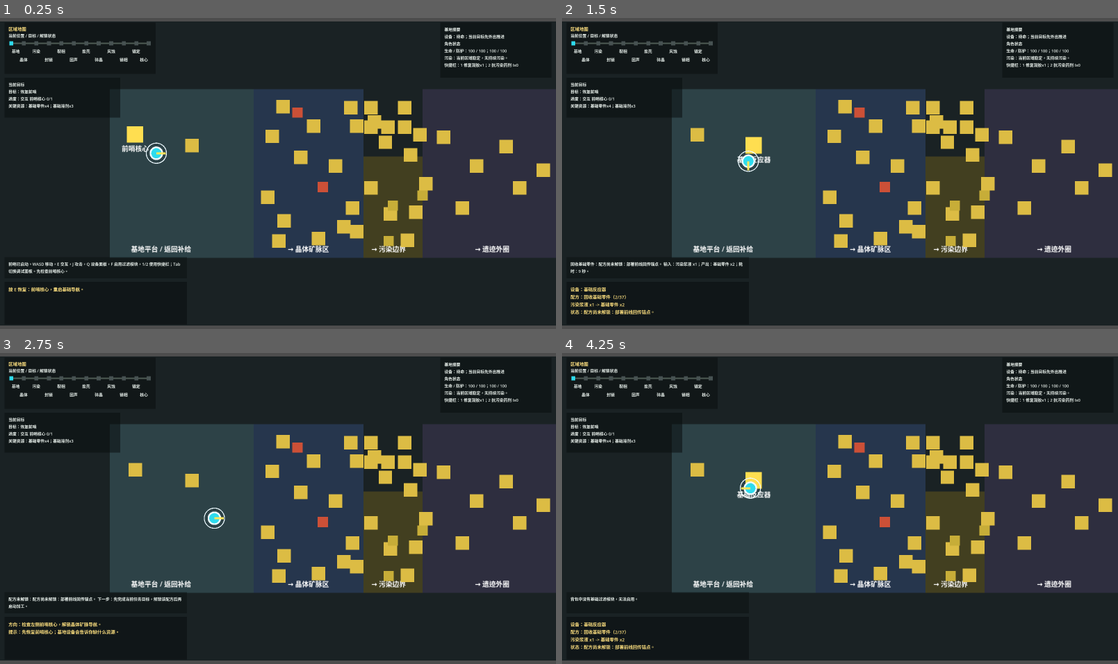
Above: before the commit, frames 1-4 (two rows, left to right).
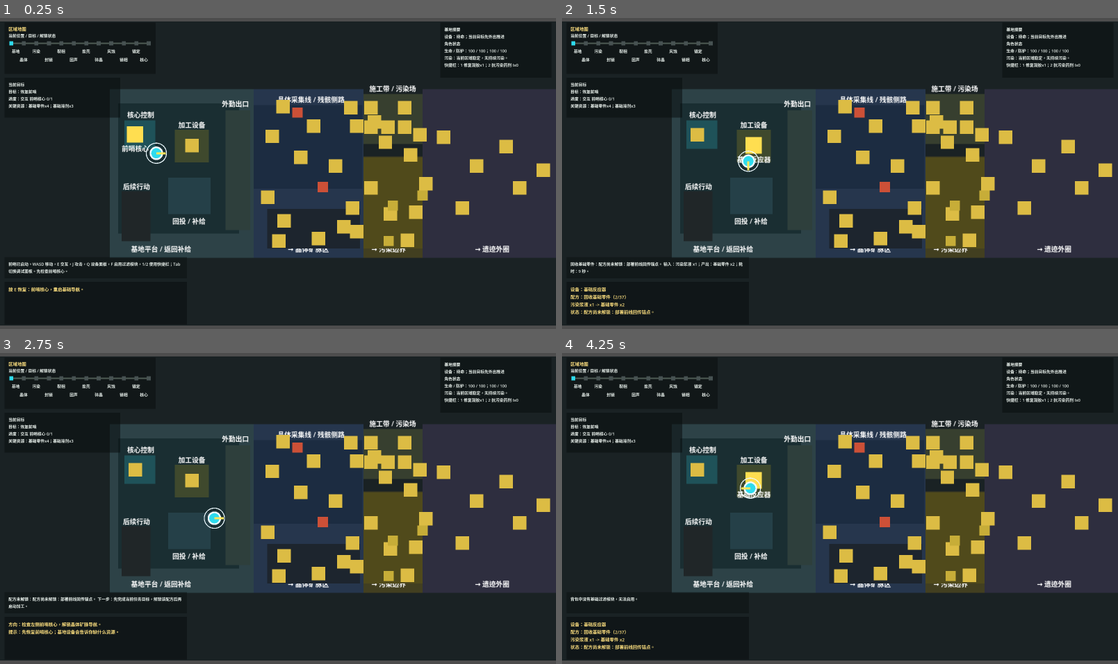
Above: after the commit, the same moments.

Repository: laugh0608/RadishCatalyst
Game: Godot game, scene res://scenes/boot/Boot.tscn
Two runs of this game, one before a commit and one after it. Both use one fixed random seed, a clock stepped at 60 frames per second and the inputs below.
Inputs (mouse positions are in pixels of both pictures, inside the frame that each line leads up to):
- Up to frame 1 (0.25 s): no input
- Up to frame 2 (1.5 s): tap Enter at 0.5 s; move the mouse to (962, 157) at 0.52 s; hold D (move_right) 0.53-1.28 s; tap J (attack) at 0.6 s; click (962, 157) at 0.67 s; move the mouse to (728, 189) at 1.27 s; hold S (move_down) from 1.28 s (still down); tap R (cycle_recipe) at 1.35 s
- Up to frame 3 (2.75 s): move the mouse to (333, 440) at 2.02 s; release S (move_down) at 2.03 s; hold D (move_right) from 2.03 s (still down); tap E (interact) at 2.1 s
- Up to frame 4 (4.25 s): move the mouse to (812, 570) at 2.77 s; release D (move_right) at 2.78 s; hold W (move_up) 2.78-3.53 s; tap Q (toggle_device_panel) at 2.85 s; click (812, 570) at 2.92 s; move the mouse to (1006, 555) at 3.52 s; hold A (move_left) from 3.53 s (still down); tap F (toggle_module) at 3.6 s

The runs differ from the first frame. In frame 1, 4.6% of the frame differs, in the area x 21-76%, y 21-75%; in frame 2, 4.4%; in frame 3, 4.6%; in frame 4, 4.4%.

Commit message:
feat: 实装开局首屏场景层

Diff:
--- a/client/scenes/maps/VerticalSliceMap.tscn
+++ b/client/scenes/maps/VerticalSliceMap.tscn
@@ -193,6 +193,134 @@
 offset_right = 4192.0
 offset_bottom = 192.0
 text = "→ 核心稳定站"
+horizontal_alignment = 1
+
+[node name="OpeningSceneLayer" type="Node2D" parent="."]
+
+[node name="BaseDeckFloor" type="ColorRect" parent="OpeningSceneLayer"]
+offset_left = -340.0
+offset_top = -166.0
+offset_right = -54.0
+offset_bottom = 142.0
+color = Color(0.102, 0.18, 0.196, 1)
+
+[node name="BaseCorePad" type="ColorRect" parent="OpeningSceneLayer"]
+offset_left = -326.0
+offset_top = -126.0
+offset_right = -252.0
+offset_bottom = -58.0
+color = Color(0.122, 0.322, 0.349, 1)
+
+[node name="BaseCorePadLabel" type="Label" parent="OpeningSceneLayer"]
+offset_left = -334.0
+offset_top = -152.0
+offset_right = -240.0
+offset_bottom = -130.0
+text = "核心控制"
+horizontal_alignment = 1
+
+[node name="BaseReactorPad" type="ColorRect" parent="OpeningSceneLayer"]
+offset_left = -206.0
+offset_top = -104.0
+offset_right = -126.0
+offset_bottom = -26.0
+color = Color(0.249, 0.286, 0.176, 1)
+
+[node name="BaseReactorPadLabel" type="Label" parent="OpeningSceneLayer"]
+offset_left = -222.0
+offset_top = -128.0
+offset_right = -110.0
+offset_bottom = -106.0
+text = "加工设备"
+horizontal_alignment = 1
+
+[node name="BaseSupplyPad" type="ColorRect" parent="OpeningSceneLayer"]
+offset_left = -222.0
+offset_top = 10.0
+offset_right = -122.0
+offset_bottom = 96.0
+color = Color(0.145, 0.251, 0.282, 1)
+
+[node name="BaseSupplyPadLabel" type="Label" parent="OpeningSceneLayer"]
+offset_left = -230.0
+offset_top = 100.0
+offset_right = -114.0
+offset_bottom = 122.0
+text = "回投 / 补给"
+horizontal_alignment = 1
+
+[node name="BaseLogisticsShelf" type="ColorRect" parent="OpeningSceneLayer"]
+offset_left = -332.0
+offset_top = 42.0
+offset_right = -264.0
+offset_bottom = 160.0
+color = Color(0.125, 0.149, 0.157, 1)
+
+[node name="BaseLogisticsShelfLabel" type="Label" parent="OpeningSceneLayer"]
+offset_left = -342.0
+offset_top = 18.0
+offset_right = -252.0
+offset_bottom = 40.0
+text = "后续行动"
+horizontal_alignment = 1
+
+[node name="BaseExitLane" type="ColorRect" parent="OpeningSceneLayer"]
+offset_left = -86.0
+offset_top = -150.0
+offset_right = -28.0
+offset_bottom = 134.0
+color = Color(0.18, 0.247, 0.235, 1)
+
+[node name="BaseExitLaneLabel" type="Label" parent="OpeningSceneLayer"]
+offset_left = -112.0
+offset_top = -178.0
+offset_right = -14.0
+offset_bottom = -154.0
+text = "外勤出口"
+horizontal_alignment = 1
+
+[node name="CrystalEntryGround" type="ColorRect" parent="OpeningSceneLayer"]
+offset_left = -20.0
+offset_top = -162.0
+offset_right = 238.0
+offset_bottom = 36.0
+color = Color(0.109, 0.173, 0.255, 1)
+
+[node name="CrystalScrapPocket" type="ColorRect" parent="OpeningSceneLayer"]
+offset_left = 12.0
+offset_top = 84.0
+offset_right = 232.0
+offset_bottom = 178.0
+color = Color(0.114, 0.145, 0.18, 1)
+
+[node name="CrystalEntryLabel" type="Label" parent="OpeningSceneLayer"]
+offset_left = 12.0
+offset_top = -188.0
+offset_right = 222.0
+offset_bottom = -164.0
+text = "晶体采集线 / 残骸侧路"
+horizontal_alignment = 1
+
+[node name="PollutionSafeConstructionBelt" type="ColorRect" parent="OpeningSceneLayer"]
+offset_left = 240.0
+offset_top = -188.0
+offset_right = 380.0
+offset_bottom = -70.0
+color = Color(0.216, 0.247, 0.184, 1)
+
+[node name="PollutionDangerField" type="ColorRect" parent="OpeningSceneLayer"]
+offset_left = 240.0
+offset_top = -38.0
+offset_right = 380.0
+offset_bottom = 178.0
+color = Color(0.312, 0.29, 0.106, 1)
+
+[node name="PollutionBeltLabel" type="Label" parent="OpeningSceneLayer"]
+offset_left = 238.0
+offset_top = -214.0
+offset_right = 382.0
+offset_bottom = -190.0
+text = "施工带 / 污染场"
 horizontal_alignment = 1
 
 [node name="Player" parent="." instance=ExtResource("2_player")]
--- a/client/scripts/checks/first_hour_readability_check.gd
+++ b/client/scripts/checks/first_hour_readability_check.gd
@@ -11,6 +11,7 @@
 
 
 func run() -> void:
+	_check_opening_scene_layer()
 	_check_interactable_focus_labels()
 	_check_enemy_focus_labels()
 	_check_hud_map_runtime_labels()
@@ -18,6 +19,56 @@
 	_check_treatment_entry_gather_feedback()
 	_check_pollution_pressure_consumption()
 	_check_ruin_gate_pressure_gate()
+
+
+func _check_opening_scene_layer() -> void:
+	var map := VerticalSliceMapScene.instantiate() as VerticalSliceMap
+	host.root.add_child(map)
+	var layer := map.get_node("OpeningSceneLayer") as Node2D
+	var base_deck := map.get_node("OpeningSceneLayer/BaseDeckFloor") as ColorRect
+	var core_pad := map.get_node("OpeningSceneLayer/BaseCorePad") as ColorRect
+	var reactor_pad := map.get_node("OpeningSceneLayer/BaseReactorPad") as ColorRect
+	var supply_pad := map.get_node("OpeningSceneLayer/BaseSupplyPad") as ColorRect
+	var exit_lane := map.get_node("OpeningSceneLayer/BaseExitLane") as ColorRect
+	var crystal_entry := map.get_node("OpeningSceneLayer/CrystalEntryGround") as ColorRect
+	var crystal_scrap := map.get_node("OpeningSceneLayer/CrystalScrapPocket") as ColorRect
+	var pollution_safe := map.get_node("OpeningSceneLayer/PollutionSafeConstructionBelt") as ColorRect
+	var pollution_danger := map.get_node("OpeningSceneLayer/PollutionDangerField") as ColorRect
+	host._expect_equal(layer != null, true, "opening scene readability layer exists")
+	host._expect_equal(
+		base_deck.offset_left <= VerticalSliceMap.PLAY_BOUNDS_MIN.x + 24.0
+			and base_deck.offset_right < VerticalSliceMap.CRYSTAL_REGION_X,
+		true,
+		"opening scene base deck fills the starting platform"
+	)
+	host._expect_equal(
+		core_pad.offset_left < reactor_pad.offset_left and reactor_pad.offset_left < exit_lane.offset_left,
+		true,
+		"opening scene base pads read core to manufacturing to exit"
+	)
+	host._expect_equal(
+		supply_pad.offset_top > reactor_pad.offset_top,
+		true,
+		"opening scene supply pad sits as a lower return lane"
+	)
+	host._expect_equal(
+		crystal_entry.offset_left >= VerticalSliceMap.CRYSTAL_REGION_X
+			and crystal_entry.offset_right <= VerticalSliceMap.POLLUTION_REGION_X,
+		true,
+		"opening scene crystal entry stays inside crystal region"
+	)
+	host._expect_equal(
+		crystal_scrap.offset_top > crystal_entry.offset_bottom,
+		true,
+		"opening scene crystal scrap pocket is visually separate from main mining lane"
+	)
+	host._expect_equal(
+		pollution_safe.offset_top < VerticalSliceMap.POLLUTION_DEEP_Y
+			and pollution_danger.offset_top >= VerticalSliceMap.POLLUTION_DEEP_Y - 2.0,
+		true,
+		"opening scene pollution belt separates safe construction from danger field"
+	)
+	map.free()
 
 
 func _check_interactable_focus_labels() -> void:
Not shown, changed: docs/devlogs/2026-W23.md
